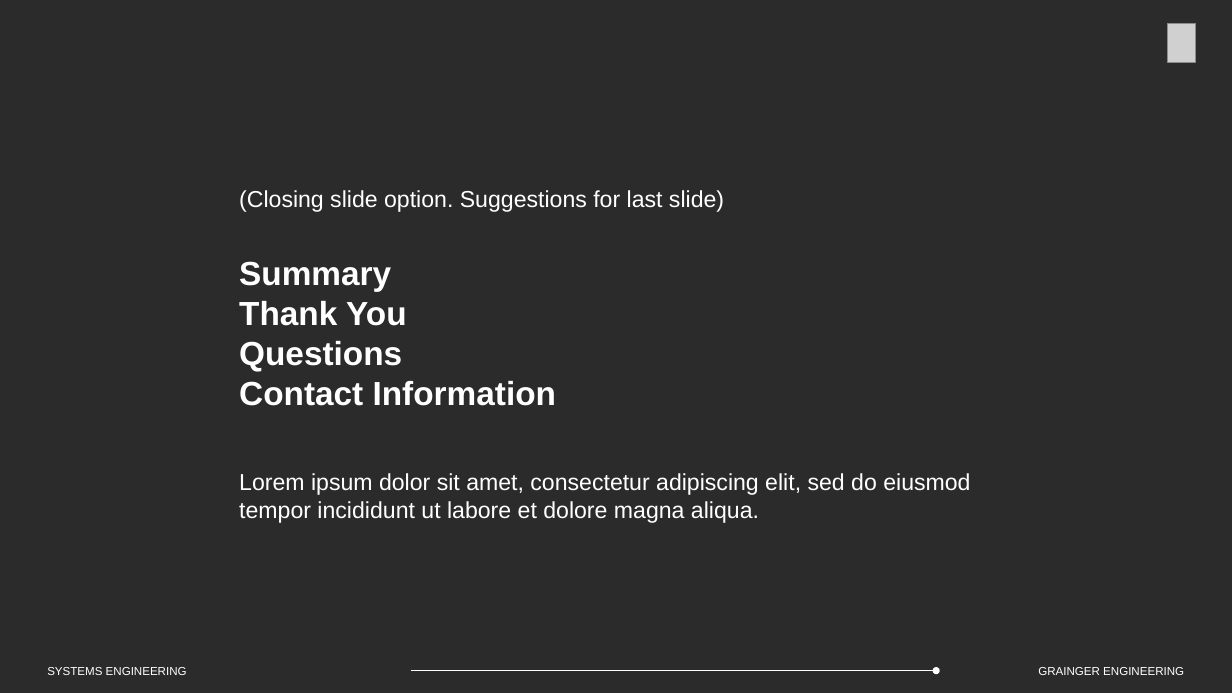
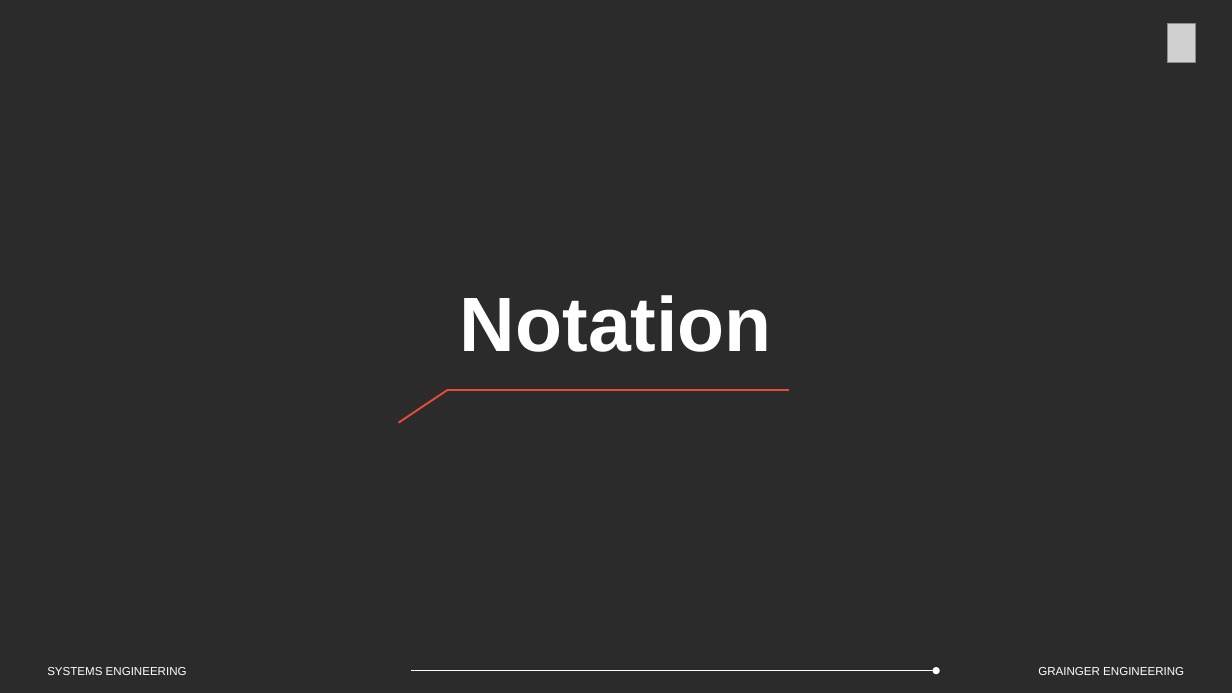
Before and after one commit to Marius-Juston/SE-423---Class-Material, a slide deck: slide 16 of Lectures/Slides/L10.pptx (slide 27 before the commit). Drawn at 1232x693 pixels with LibreOffice and Linux fonts; fonts in the diff are those of the drawing; grey boxes stand for pictures; background and template pictures are left out; a plain dark background stands for a picture behind light text. Boxes give left, top, right and bottom in pixels: in the first picture for what was removed or moved away, otherwise in the second. Text is boxed around its words. In the diff, an @@ line names an element or a change of style, - is before the commit and + after.

```diff
--- a/Lectures/Slides/L10.pptx
+++ b/Lectures/Slides/L10.pptx
@@ text removed at [239, 190, 970, 523] @@
-(Closing slide option. Suggestions for last slide)
-Summary
-Thank You
-Questions
-Contact Information
-Lorem ipsum dolor sit amet, consectetur adipiscing elit, sed do eiusmod tempor incididunt ut labore et dolore magna aliqua.
@@ text added at [460, 295, 772, 352], 60 pt, text #FFFFFF, bold @@
+Notation
@@ line added from (398, 422) to (447, 390), #E84B36 1.5 pt @@
@@ line added from (447, 390) to (789, 390), #E84B36 1.5 pt @@
```
Also in this commit, not shown: 4 other slides changed, 5 slides added, 8 slides removed, 1 other file.
